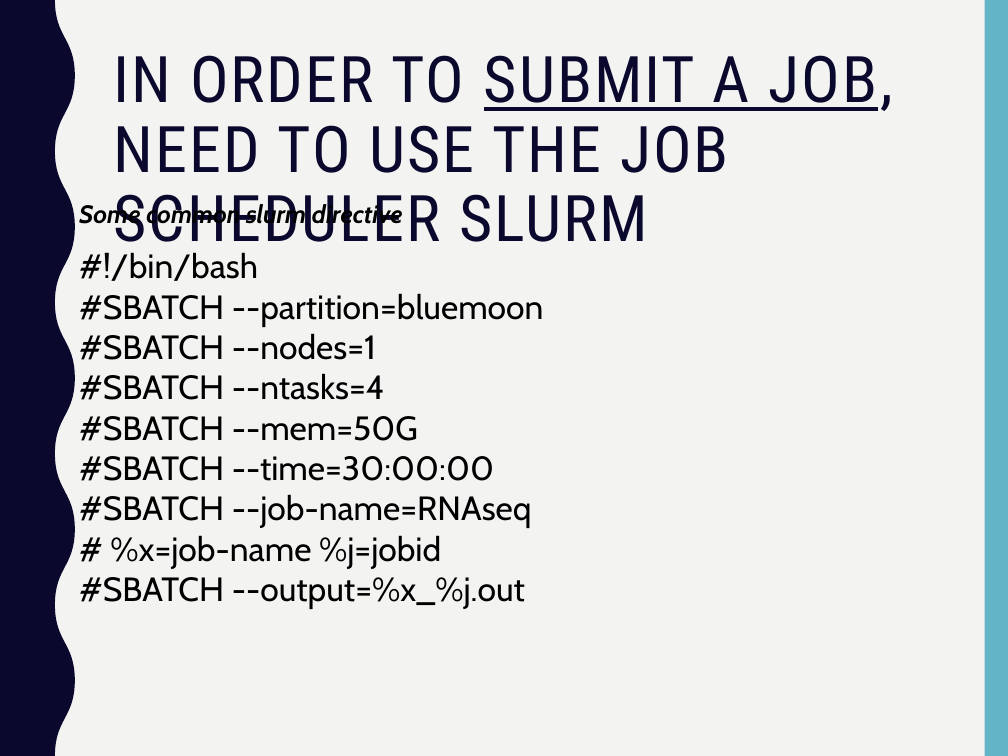
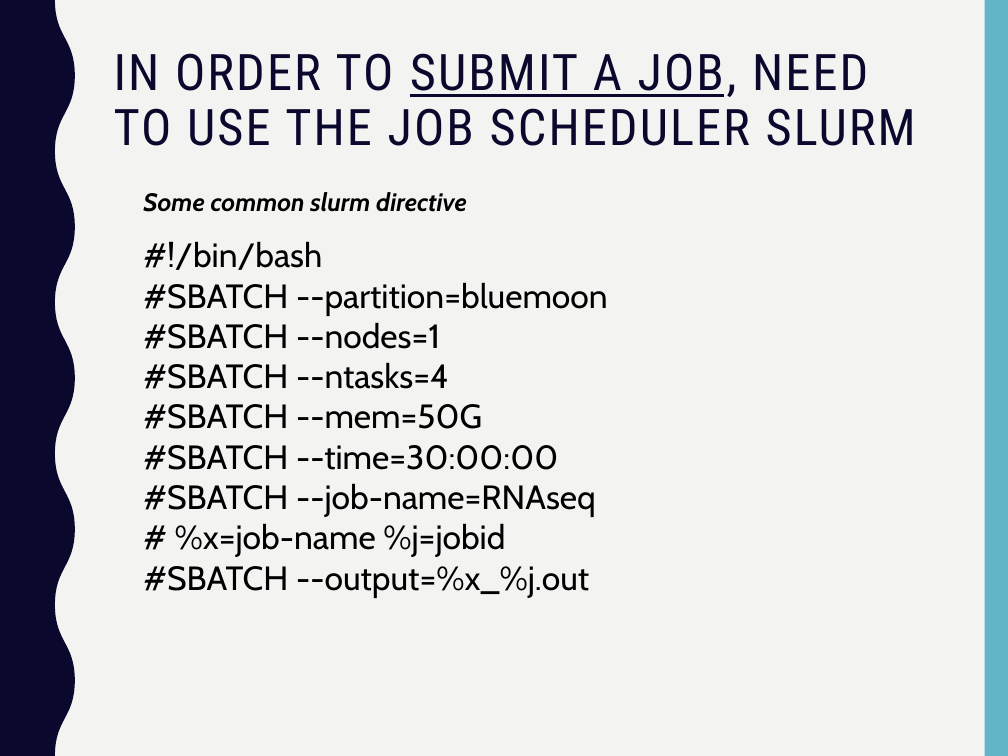
Before and after one commit to PRodriguez19/Intro-to-rnaseq, a slide deck: slide 43 of lectures/Lecture5-MMG232.pptx (slide 36 before the commit). Drawn at 1008x756 pixels with LibreOffice and Linux fonts; fonts in the diff are those of the drawing. Boxes give left, top, right and bottom in pixels: in the first picture for what was removed or moved away, otherwise in the second. Text is boxed around its words. In the diff, an @@ line names an element or a change of style, - is before the commit and + after.

```diff
--- a/lectures/Lecture5-MMG232.pptx
+++ b/lectures/Lecture5-MMG232.pptx
@@ title "IN ORDER TO SUBMIT A ..." at (114, 53, 916, 146): size 45.9 to 36 pt @@
@@ text "Some common slurm directive" rewrapped from (79, 202, 403, 229) to (143, 192, 467, 212) @@
@@ text "#!/bin/bash": place and size @@
-text "#!/bin/bash" at (79, 252, 544, 609)
+text "#!/bin/bash" at (143, 241, 608, 598)
```
Also in this commit, not shown: 8 other slides changed, 14 slides added, 6 slides removed, 1 other file.
